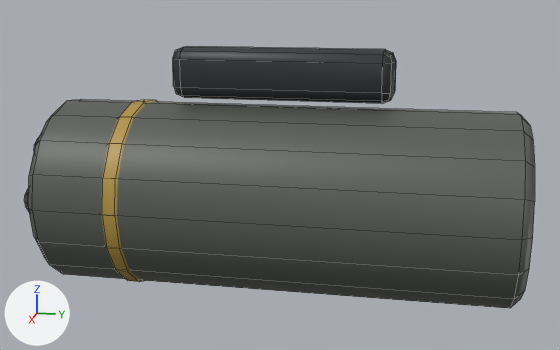
Before and after pictures for a commit that changed the FBX model Assets/Chopper/Art/Kits/Kit02/Models/Pod_Rockets.fbx.
Both versions are drawn from a 50 mm lens placed at (2.389, 0.47, 0.192), pointed at (0.002, -0.007, -0.405). The lights are fixed; the arrows at lower left show +X, +Y and +Z. The first picture is the older version. Mesh edges are drawn as thin lines. Where no turn or scale is listed for an object, it has been applied to the vertices. Vertices at exactly the same position are counted once.

Script lines for the objects in view, before the commit:
```python
me_pod_rockets = bpy.data.meshes.new('Pod_Rockets')
me_pod_rockets.from_pydata(...)  # 423 vertices, 328 faces; spans x -0.3..0.31, y -0.8..0.75, z -0.78..0.0
me_pod_rockets.materials.append(mat_kit02_kit)
ob_pod_rockets = bpy.data.objects.new('Pod_Rockets', me_pod_rockets)
ob_pod_rockets.location = (0.0, 0.0, 0.0)
```
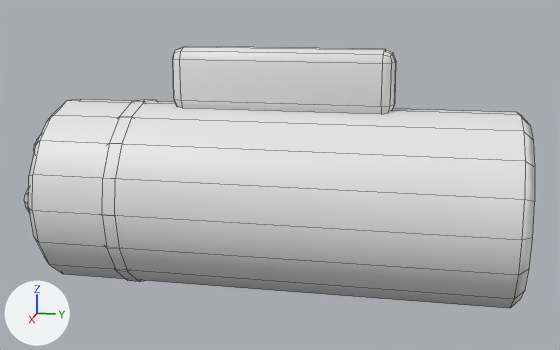
Location of each change, (x1, y1, x2, y2) in pixels of the pictures (560 x 350 px; the box of a moved part takes in the faces that stretch with it):
```json
{"object": "Pod_Rockets", "change": "recoloured, reshaped, surface changed", "before": [24, 46, 535, 308], "after": [24, 46, 535, 308], "on screen": "grey to white"}
{"part": 1, "of": "me_pod_rockets", "change": "moved or reshaped", "before": [173, 59, 396, 103], "after": [173, 59, 396, 114]}
{"part": 2, "of": "me_pod_rockets", "change": "surface changed", "before": [24, 46, 535, 308], "after": [24, 46, 535, 308], "on screen": "grey to white"}
```

Scene script edits in JSON lines:
```json
{"op": "add", "block": "img_kit02_modules_emission_png", "code": ["img_kit02_modules_emission_png = load_image('Kit02_Modules_Emission.png', '../Textures/Kit02_Modules_Emission.png', 512, 512, 'sRGB')"]}
{"op": "add", "block": "img_kit02_modules_normal_png", "code": ["img_kit02_modules_normal_png = load_image('Kit02_Modules_Normal.png', '../Textures/Kit02_Modules_Normal.png', 1024, 1024, 'Non-Color')"]}
{"op": "add", "block": "mat_kit02_modules", "code": ["mat_kit02_modules = bpy.data.materials.new('Kit02_Modules')", "# uses the picture img_kit02_modules_emission_png", "# uses the picture img_kit02_modules_normal_png"]}
{"block": "me_pod_rockets", "where": "me_pod_rockets.from_pydata(...)  # 423 vertices, 328 faces; spans x -0.3..0.31, y -0.8..0.75, z -0.78..0.0"}
{"block": "me_pod_rockets", "where": "# used by ob_pod_rockets; location = (0.0, 0.0, 0.0)"}
{"op": "remove", "block": "me_pod_rockets", "code": "me_pod_rockets.materials.append(mat_kit02_kit)"}
{"block": "me_pod_rockets", "change": "me_pod_rockets part 1: all 28 vertices in x -0.06..0.06, y -0.35..0.35, z -0.16..-0.12 are moved by (0.0, 0.0, -0.04)"}
{"block": "me_pod_rockets", "change": "me_pod_rockets part 2: texture (UV) coordinates of 328 of 328 faces, centred in x -0.3..0.29, y -0.8..0.75, z -0.78..0.0, changed; they spanned u 0.1..0.9, v 0.3..0.9 and now span u 0.0..0.98, v 0.0..1.0"}
{"op": "add", "block": "me_pod_rockets", "code": "me_pod_rockets.materials.append(mat_kit02_modules)"}
```
